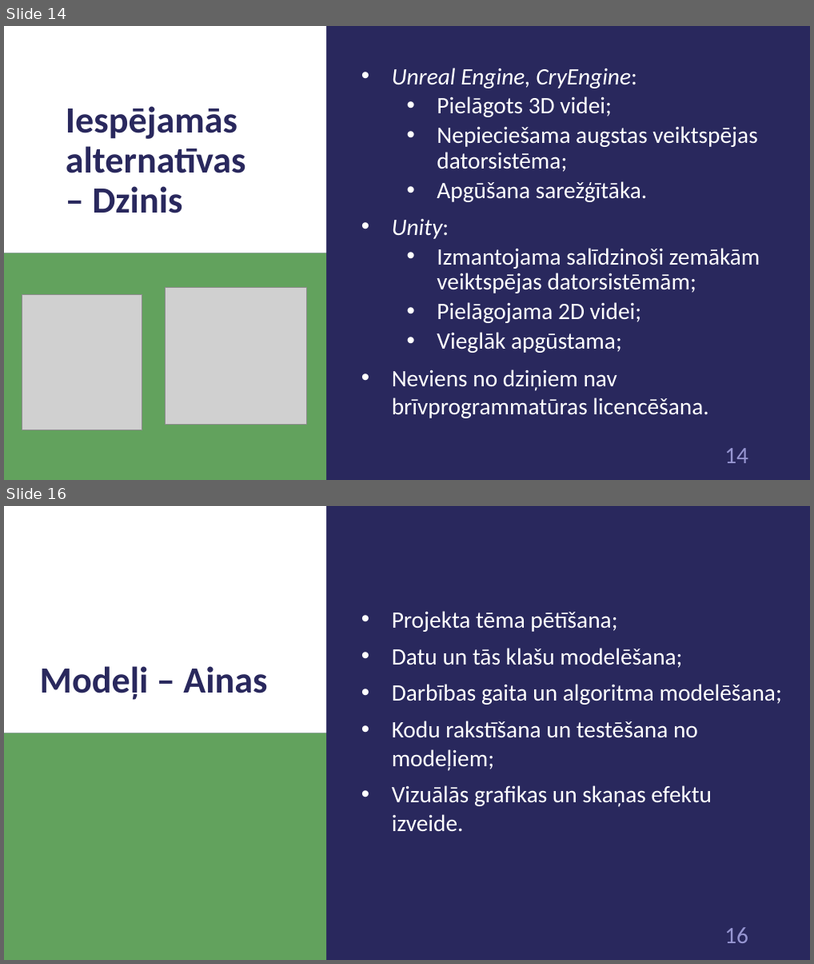
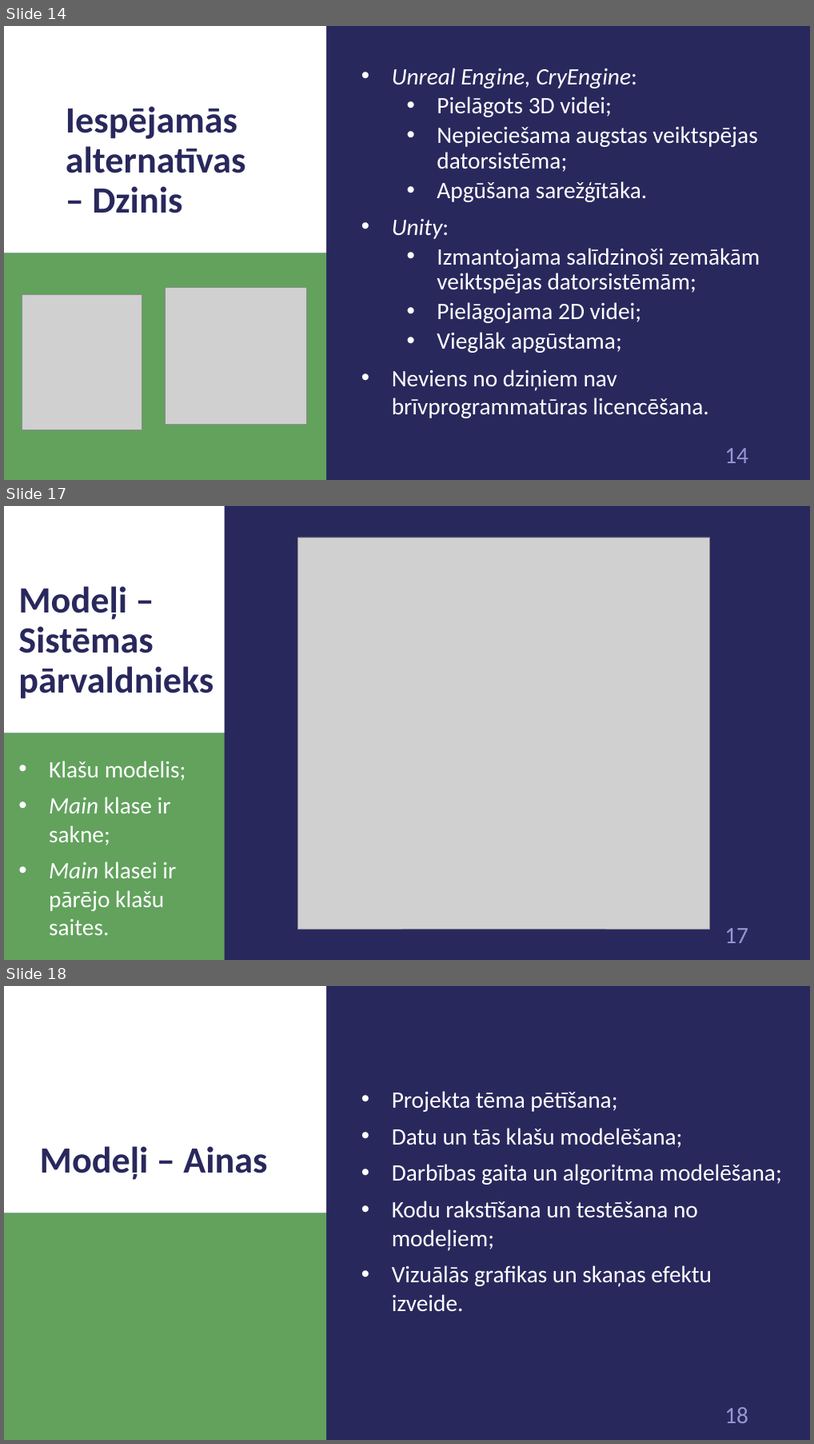
Before and after one commit to 1ivyatan/drumstalotajs, a slide deck: Documentation/Prezentācija.pptx. Shown one above the other, each under a label of ours: slides 14 and 16 before the commit, slides 14, 17 and 18 after it; the slides between them are not shown. The pictures are 814x964 and 814x1444 pixels, drawn with LibreOffice and Linux fonts; fonts in the diff are those of the drawing; grey boxes stand for pictures. Boxes give left, top, right and bottom in pixels: in the first picture for what was removed or moved away, otherwise in the second. Text is boxed around its words. In the diff, an @@ line names an element or a change of style, - is before the commit and + after.

```diff
--- a/Documentation/Prezentācija.pptx
+++ b/Documentation/Prezentācija.pptx
@@ slide 17 added at box(4, 506, 810, 960), background #29285D; not listed: 1 template element that a slide beside it also shows @@
@@ rectangle added at box(4, 506, 225, 733), fill #FFFFFF @@
@@ picture added at box(298, 537, 710, 929) @@
@@ title added at box(18, 586, 214, 699), 44 pt, text #29285D, bold @@
+Modeļi – Sistēmas pārvaldnieks
@@ rectangle added at box(4, 733, 225, 960), fill #62A25D @@
@@ text added at box(49, 760, 186, 935), 28 pt, text #FFFFFF @@
+• Klašu modelis;
+• Main klase ir sakne;
+• Main klasei ir pārējo klašu saites.
@@ what was slide 16 is now slide 18 @@
@@ page number at box(725, 1407, 749, 1423): text changed @@
-16
+18
```
Also in this commit, not shown: 1 slide changed, 1 other slide added.
